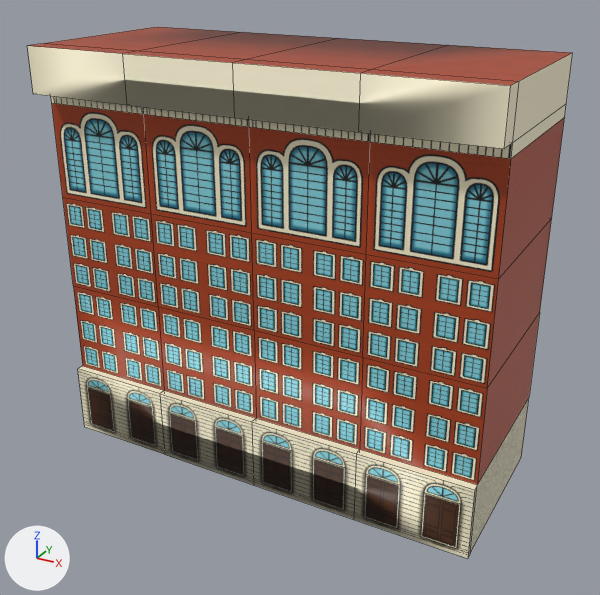
An edit to the FBX model Assets/Eric/3D/OldBuildingBlock2.fbx, drawn before and after from the same camera.
Camera for both pictures: a 50 mm lens placed at (7.96, -9.95, 7.5), pointed at (2.64, -0.26, 2.66). The axes (+X, +Y, +Z) are drawn at lower left. The lights are the same throughout. Mesh edges are drawn as thin lines. Where no turn or scale is listed for an object, it has been applied to the vertices. Vertices at the same position are counted once.

The first picture shows 'Old building Block 2'.
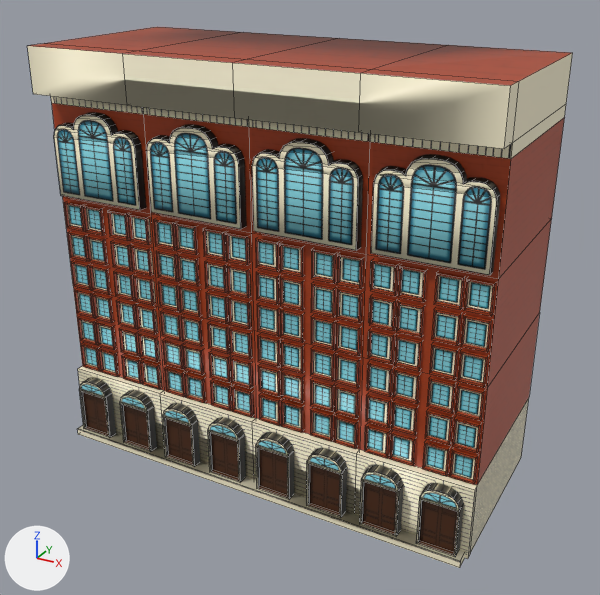
Boxes (x1, y1, x2, y2) around the edits, measured in the pictures (600 x 595 px):
'Old building Block 2', reshaped: before (27, 27, 573, 559); after (27, 27, 573, 568)
part 1 of me_cube_001, added: after (77, 425, 465, 568)
part 2 of me_cube_001, added: after (54, 113, 501, 557)

What changed in the scene script:
```text
Change me_cube_001:
    used by ob_old_building_block_2; location = (0.0, 0.0, 0.0)
    remove me_cube_001.from_pydata(...)  # 90 vertices, 112 faces; spans x -0.82..5.74, y -1.56..1.25, z 0.01..6.11
    add me_cube_001.from_pydata(...)  # 2050 vertices, 1594 faces; spans x -0.82..5.74, y -1.57..1.25, z 0.0..6.11
    me_cube_001 part 1: a new loose piece, a box spanning x -0.77..5.7, y -1.57..-1.3, z 0.0..0.11, in mat_material_001 (picture img_postoffice_png)
    me_cube_001 part 2: 1952 vertices added at x -0.77..5.71, y -1.52..-1.17, z 0.1..5.23
```
